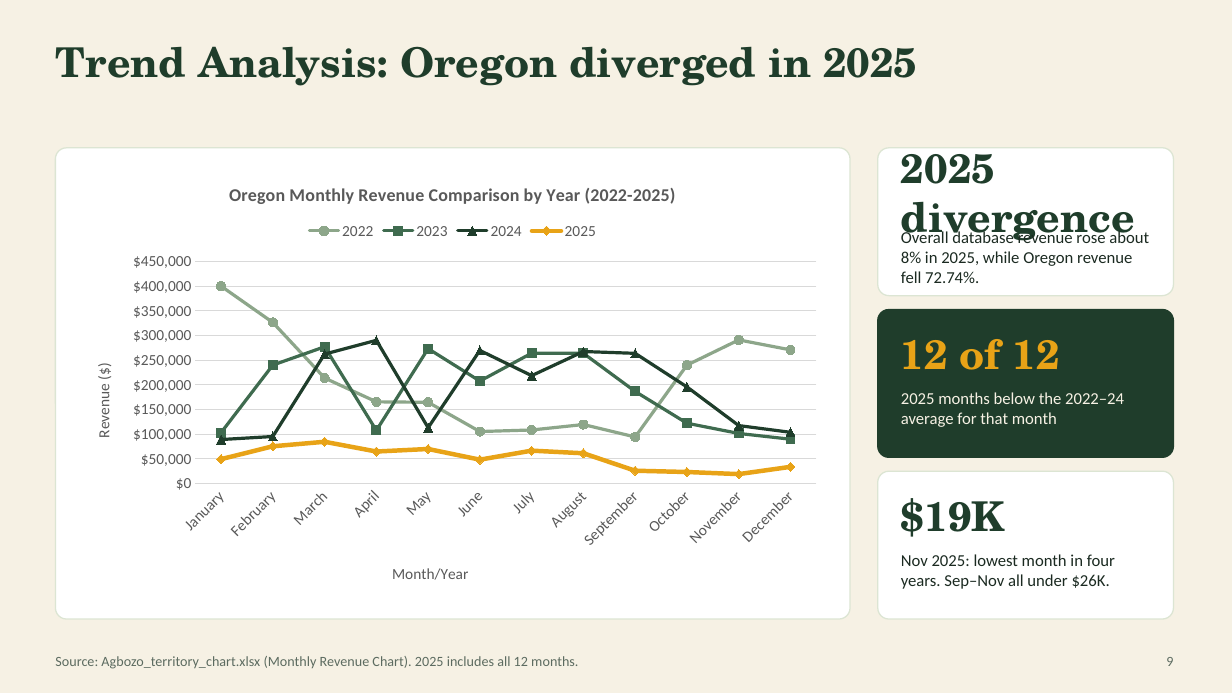
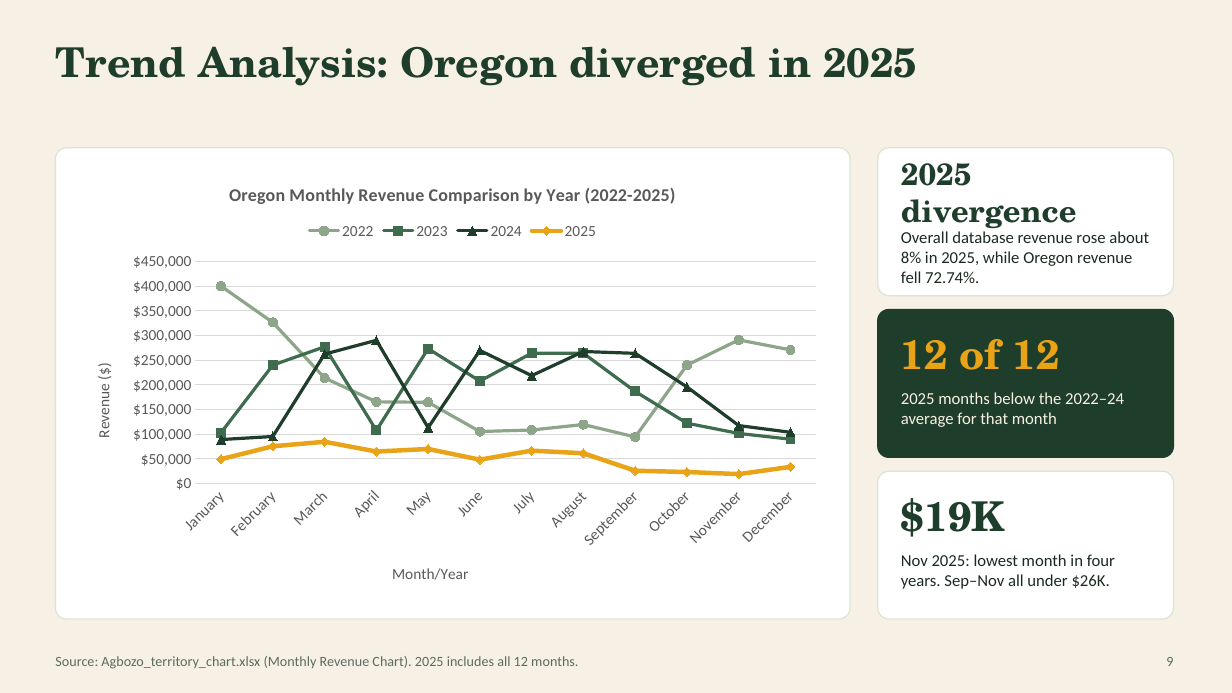
Before and after one commit to agbozoherbert-gif/Capstone_1, a slide deck: slide 9 of Agbozo_SQL_Capstone.pptx. Drawn at 1232x693 pixels with LibreOffice and Linux fonts; fonts in the diff are those of the drawing. Boxes give left, top, right and bottom in pixels: in the first picture for what was removed or moved away, otherwise in the second. Text is boxed around its words. In the diff, an @@ line names an element or a change of style, - is before the commit and + after.

```diff
--- a/Agbozo_SQL_Capstone.pptx
+++ b/Agbozo_SQL_Capstone.pptx
@@ free "2025 divergence" at (901, 159, 1151, 224): size 32 to 24 pt @@
```
Also in this commit, not shown: 2 other slides changed.
